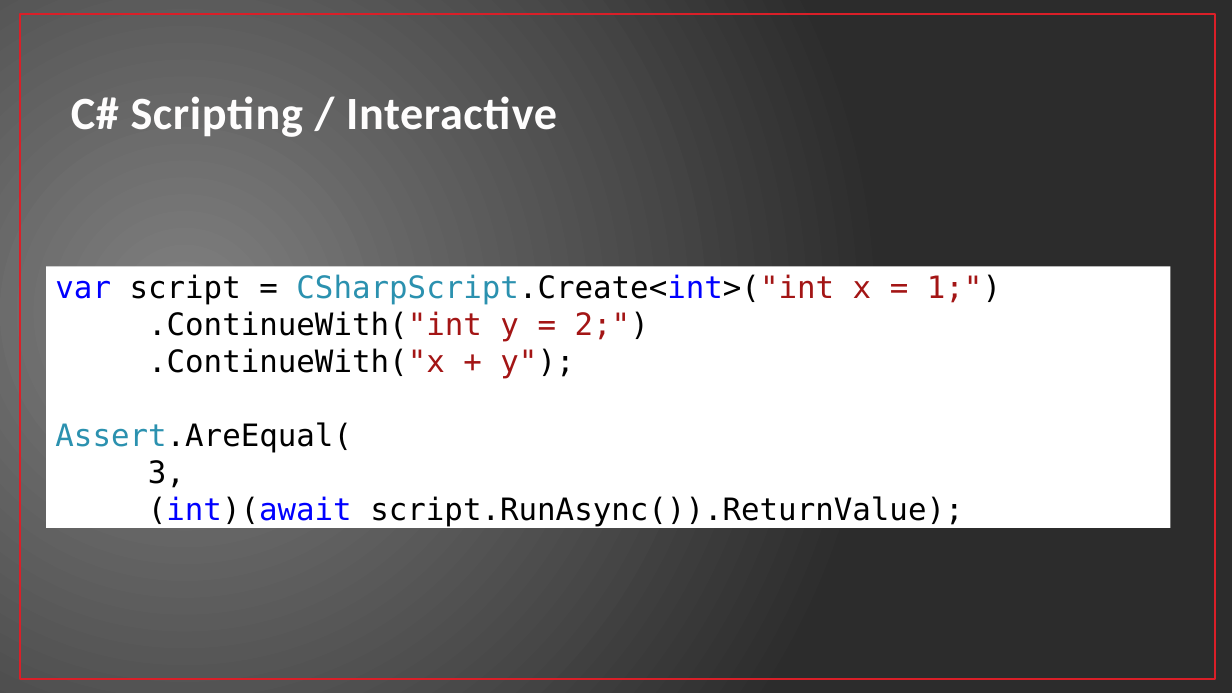
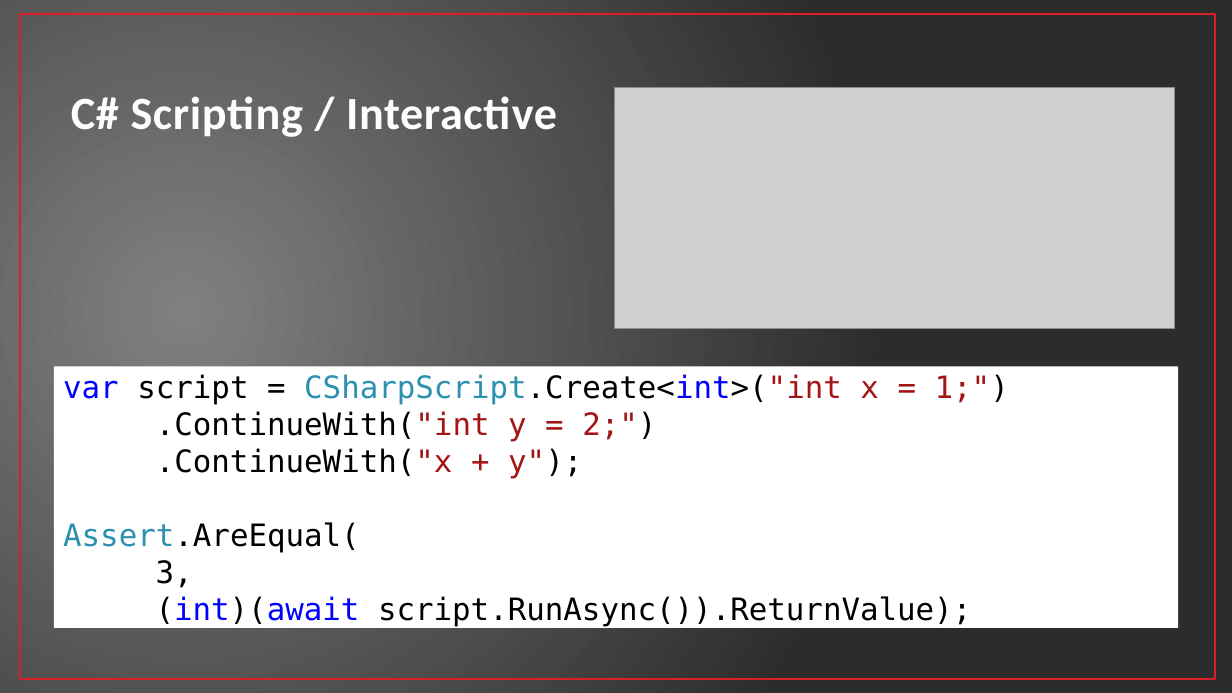
Before and after one commit to jwooley/RoslynAndYou, a slide deck: slide 8 of RoslynAndYou.pptx. Drawn at 1232x693 pixels with LibreOffice and Linux fonts; fonts in the diff are those of the drawing; grey boxes stand for pictures. Boxes give left, top, right and bottom in pixels: in the first picture for what was removed or moved away, otherwise in the second. Text is boxed around its words. In the diff, an @@ line names an element or a change of style, - is before the commit and + after.

```diff
--- a/RoslynAndYou.pptx
+++ b/RoslynAndYou.pptx
@@ picture added at bbox=[615, 87, 1175, 329] @@
@@ text "var script = CSharpScript.Create<int>("int x ...": place and size @@
-text "var script = CSharpScript.Create<int>("int x ..." at bbox=[46, 262, 1171, 532]
+text "var script = CSharpScript.Create<int>("int x ..." at bbox=[54, 362, 1178, 633]
```
Also in this commit, not shown: 5 other slides changed, 6 other files.
